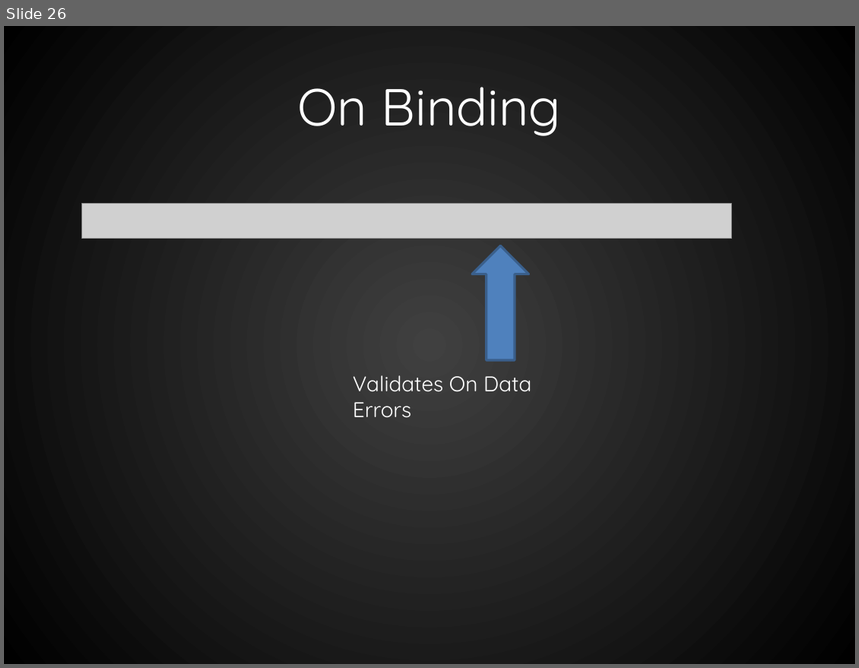
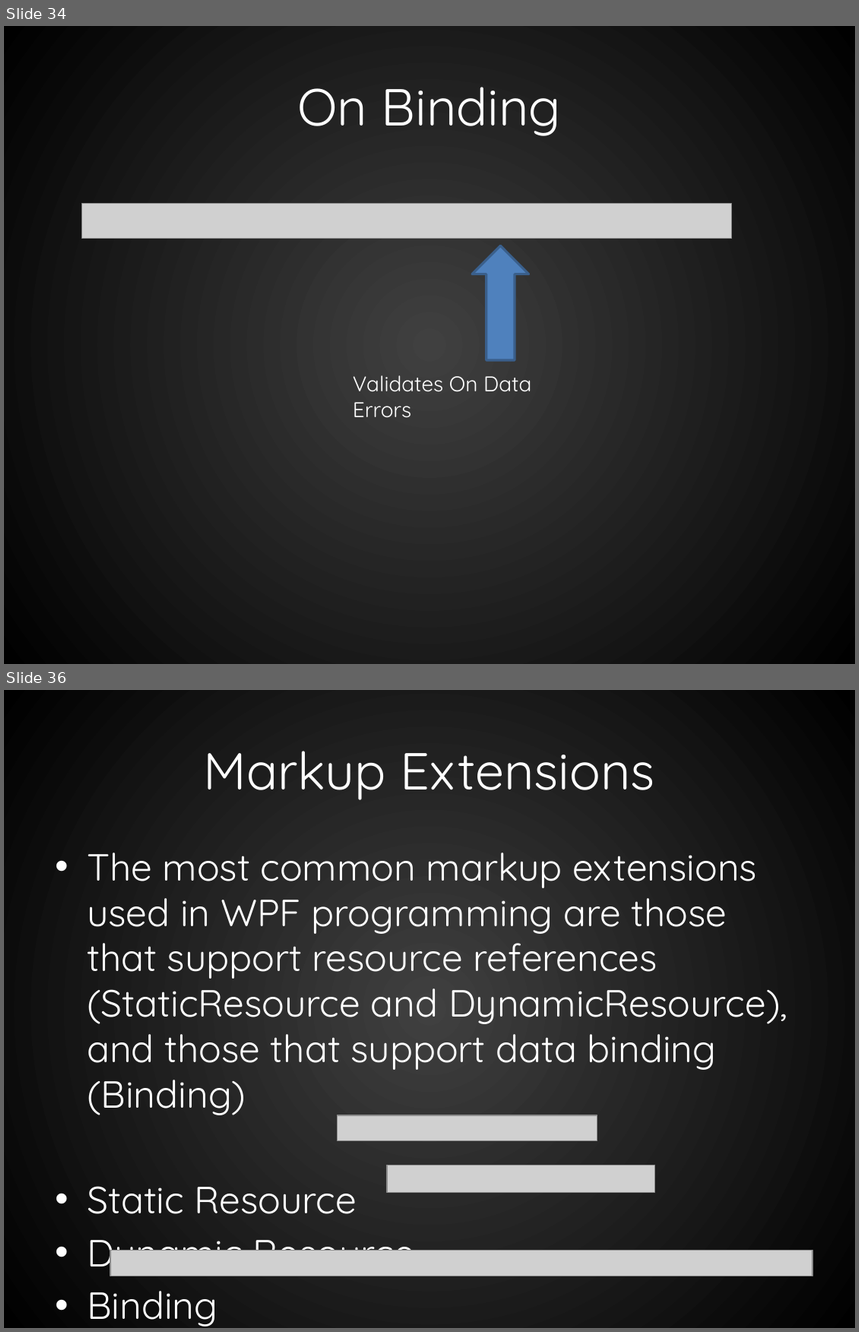
Before and after one commit to RookieOne/WPF-Input-Validation, a slide deck: WPF Validation.pptx. Shown one above the other, each under a label of ours: slide 26 before the commit, slides 34 and 36 after it; the slides between them are not shown. The pictures are 859x668 and 859x1332 pixels, drawn with LibreOffice and Linux fonts; fonts in the diff are those of the drawing; grey boxes stand for pictures. Boxes give left, top, right and bottom in pixels: in the first picture for what was removed or moved away, otherwise in the second. Text is boxed around its words. In the diff, an @@ line names an element or a change of style, - is before the commit and + after.

```diff
--- a/WPF Validation.pptx
+++ b/WPF Validation.pptx
@@ slide 36 added at box(4, 690, 855, 1328), background gradient #404040 to #000000 @@
@@ title added at box(204, 751, 655, 800), 44 pt, text #FFFFFF @@
+Markup Extensions
@@ text added at box(87, 853, 788, 1277), 32 pt, text #FFFFFF @@
+• The most common markup extensions used in WPF programming are those that support resource references (StaticResource and DynamicResource), and those that support data binding (Binding)
+• Static Resource
+• Dynamic Resource
+• Binding
@@ picture added at box(338, 1116, 598, 1141) @@
@@ picture added at box(387, 1165, 655, 1192) @@
@@ picture added at box(110, 1250, 813, 1276) @@
@@ what was slide 26 is now slide 34 @@
```
Also in this commit, not shown: 10 slides changed, 17 other slides added, 3 slides removed, 32 other files.
